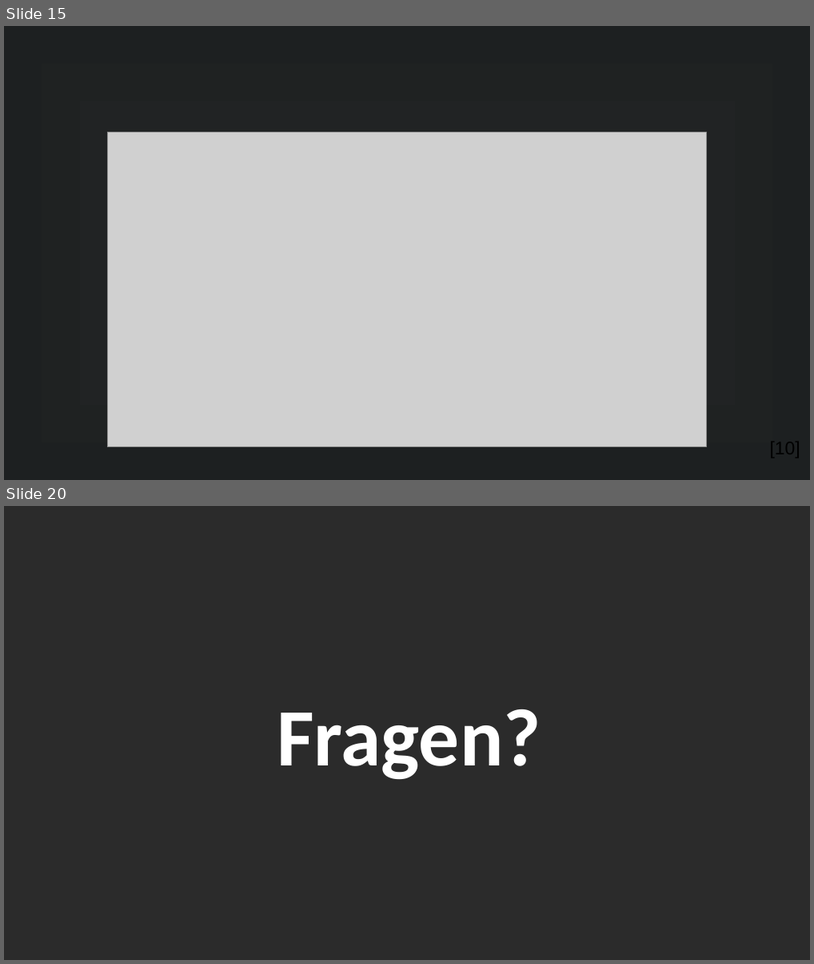
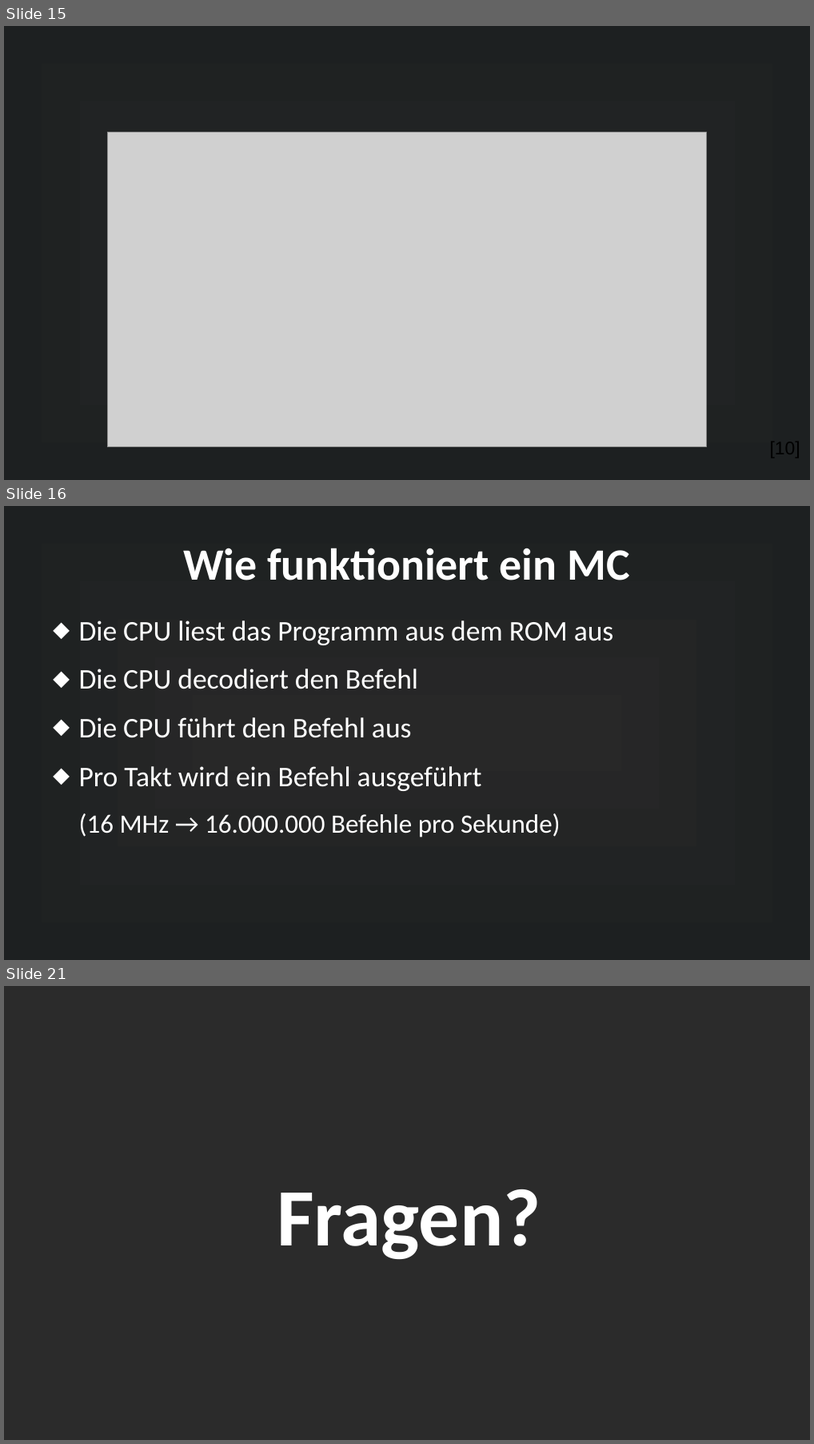
Before and after one commit to MuffinKran24/IMP_GFS, a slide deck: Mikrocontroller_GFS.odp. Shown one above the other, each under a label of ours: slides 15 and 20 before the commit, slides 15, 16 and 21 after it; the slides between them are not shown. The pictures are 814x964 and 814x1444 pixels, drawn with LibreOffice and Linux fonts; fonts in the diff are those of the drawing; grey boxes stand for pictures; background and template pictures are left out; a plain dark background stands for a picture behind light text. Boxes give left, top, right and bottom in pixels: in the first picture for what was removed or moved away, otherwise in the second. Text is boxed around its words. In the diff, an @@ line names an element or a change of style, - is before the commit and + after.

```diff
--- a/Mikrocontroller_GFS.odp
+++ b/Mikrocontroller_GFS.odp
@@ slide 16 added at [4,506,810,960], background gradient #282828 to #1D2021 @@
@@ title added at [183,548,630,580], 44 pt, text #FFFFFF, bold @@
+Wie funktioniert ein MC
@@ text added at [79,620,614,837], 28 pt, text #FFFFFF @@
+⬥ Die CPU liest das Programm aus dem ROM aus
+⬥ Die CPU decodiert den Befehl
+⬥ Die CPU führt den Befehl aus
+⬥ Pro Takt wird ein Befehl ausgeführt
+(16 MHz → 16.000.000 Befehle pro Sekunde)
@@ what was slide 20 is now slide 21 @@
```
Also in this commit, not shown: 7 slides changed, 3 other slides added, 3 slides removed, 47 other files.
